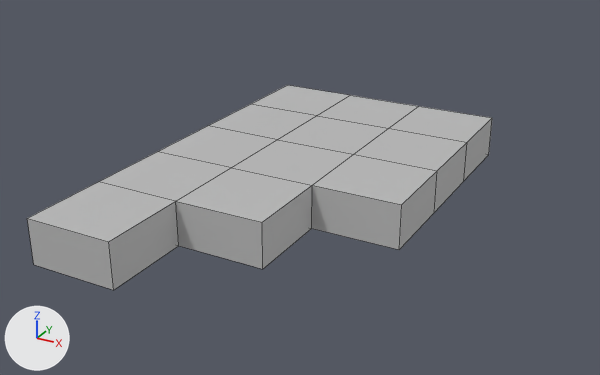
Renders of the FBX model Assets/Models/LD/Coin_toit_3.fbx from each side of a commit.
Both versions are drawn from a 50 mm lens placed at (5.71, -10.0, 3.94), pointed at (1.67, -2.67, 0.28). The lights are fixed; the arrows at lower left show +X, +Y and +Z. Mesh edges are drawn as thin lines. Where no turn or scale is listed for an object, it has been applied to the vertices.

Objects in the first picture: 'Coin_toit_3'.
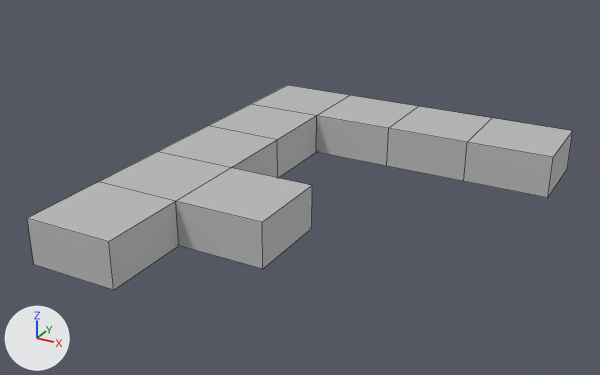
The newer file is also rescaled (x0.5), turned or shifted as a whole; pictures and numbers use the older file's frame.

What changed in the scene script:
```text
Change me_mesh:
    used by ob_coin_toit_3; location = (0.0, 0.0, 0.0)
    remove me_mesh.from_pydata(...)  # 42 vertices, 40 faces; spans x 0.0..3.0, y -5.0..0.0, z 0.0..0.5
    add me_mesh.from_pydata(...)  # 40 vertices, 38 faces; spans x 0.0..4.0, y -5.0..0.0, z 0.0..0.5
    me_mesh part 1
    6 vertices are removed from x 2.0..3.0, y -3.0..-2.0, z 0.0..0.5
    12 faces are deleted
    4 vertices are added at (4.0, -1.0, 0.0), (4.0, 0.0, 0.0), (4.0, -1.0, 0.5), (4.0, 0.0, 0.5)
    10 new faces join them
```

Location of each change, [x1, y1, x2, y2] in pixels of the pictures (600 x 375 px; the box of a moved part takes in the faces that stretch with it):
'Coin_toit_3', reshaped (17% wider): before [27, 85, 492, 290]; after [27, 85, 573, 290]
part 1 of me_mesh, moved or reshaped: before [231, 116, 492, 250]; after [231, 116, 573, 198]
